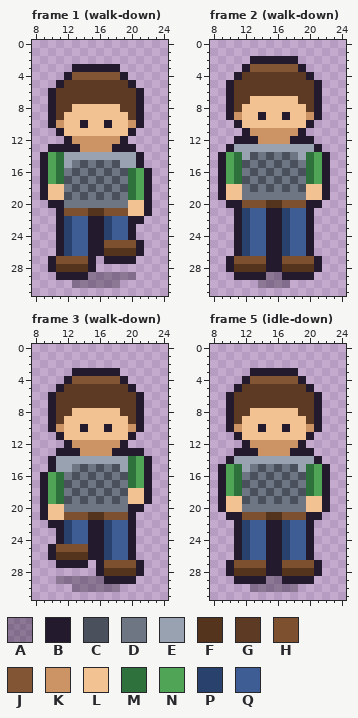
Two versions of one pixel-art file, assets/aseprite/actor_hero_mail.aseprite. The picture above was drawn from the file before the commit.
32x32 pixels, 36 frames. Shown: frame 1 (walk-down): x 8..24, y 0..31; frame 2 (walk-down): x 8..24, y 0..31; frame 3 (walk-down): x 8..24, y 0..31; frame 5 (idle-down): x 8..24, y 0..31. The commit also changed other frames, which this record leaves out.
Palette (. is transparent): A #241a2e5a  B #241a2e  C #4a515c  D #6e7684  E #99a2b0  F #55341d  G #5c3a24  H #7d512f  J #825535  K #cc9464  L #f2c292  M #2f713c  N #4fa555  P #28416d  Q #3d5d94
The result:
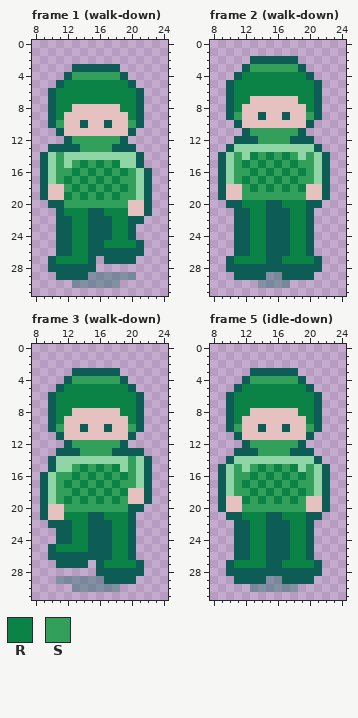
Colours new in this view: R #0c8346  S #329f5b
From old to new:
colour A: #241a2e5a -> #0d5d565a
colour B: #241a2e -> #0d5d56
colour E: #99a2b0 -> #8fd5a6
colour L: #f2c292 -> #e5c2c0
Changed rows in their new state; - is a pixel that keeps its letter.
Frame 1 (walk-down), layer "actor":
first column x 10:
 4 ---SSSSSS---
 5 --RRRRRRRR--
 6 -RRRRRRRRRR-
 7 -RRRRRRRRRR-
 8 -RR------RR-
 9 -R--------R-
10 -S--------S-
12 ---SSSSSS---
13 ----SSSS----
14 ES----------
15 ES-SRSRSR---
16 ESSRSRSRSRSE
17 ESRSRSRSRSSE
18 --SRSRSRSRSE
19 --RSRSRSRSSE
20 --SSSSSSSS--
21 --RRRBBRRR--
22 --BRR--BRR--
23 --BRR--BRR--
24 --BRR--BRR--
25 --BRR--RRRR-
26 --BRR--BBBB-
27 -RRRR-------
28 -BBBB-------
Frame 2 (walk-down), layer "actor":
first column x 10:
 3 ---SSSSSS---
 4 --RRRRRRRR--
 5 -RRRRRRRRRR-
 6 -RRRRRRRRRR-
 7 -RR------RR-
 8 -R--------R-
 9 -S--------S-
11 ---SSSSSS---
12 ----SSSS----
14 ES-RSRSRS-SE
15 ESRSRSRSRSSE
16 ESSRSRSRSRSE
17 ESRSRSRSRSSE
18 --SRSRSRSR--
19 --SSSSSSSS--
20 --RRRBBRRR--
21 --BRR--BRR--
22 --BRR--BRR--
23 --BRR--BRR--
24 --BRR--BRR--
25 --BRR--BRR--
26 --BRR--BRR--
27 -RRRR--RRRR-
28 -BBBB--BBBB-
Frame 3 (walk-down), layer "actor":
first column x 10:
 4 ---SSSSSS---
 5 --RRRRRRRR--
 6 -RRRRRRRRRR-
 7 -RRRRRRRRRR-
 8 -RR------RR-
 9 -R--------R-
10 -S--------S-
12 ---SSSSSS---
13 ----SSSS----
14 ----------SE
15 ---SRSRSR-SE
16 ESSRSRSRSRSE
17 ESRSRSRSRSSE
18 ESSRSRSRSR--
19 ESRSRSRSRS--
20 --SSSSSSSS--
21 --RRRBBRRR--
22 --BRR--BRR--
23 --BRR--BRR--
24 --BRR--BRR--
25 -RRRR--BRR--
26 -BBBB--BRR--
27 -------RRRR-
28 -------BBBB-
Frame 5 (idle-down), layer "actor":
first column x 10:
 4 ---SSSSSS---
 5 --RRRRRRRR--
 6 -RRRRRRRRRR-
 7 -RRRRRRRRRR-
 8 -RR------RR-
 9 -R--------R-
10 -S--------S-
12 ---SSSSSS---
13 ----SSSS----
15 ES-SRSRSR-SE
16 ESSRSRSRSRSE
17 ESRSRSRSRSSE
18 ESSRSRSRSRSE
19 --RSRSRSRS--
20 --SSSSSSSS--
21 --RRRBBRRR--
22 --BRR--BRR--
23 --BRR--BRR--
24 --BRR--BRR--
25 --BRR--BRR--
26 --BRR--BRR--
27 -RRRR--RRRR-
28 -BBBB--BBBB-
Pixel boxes of the changes (left, top, right, bottom) in both pictures:
changed: (40, 64, 152, 288)
changed: (218, 56, 330, 288)
changed: (40, 368, 152, 592)
changed: (218, 368, 330, 592)
